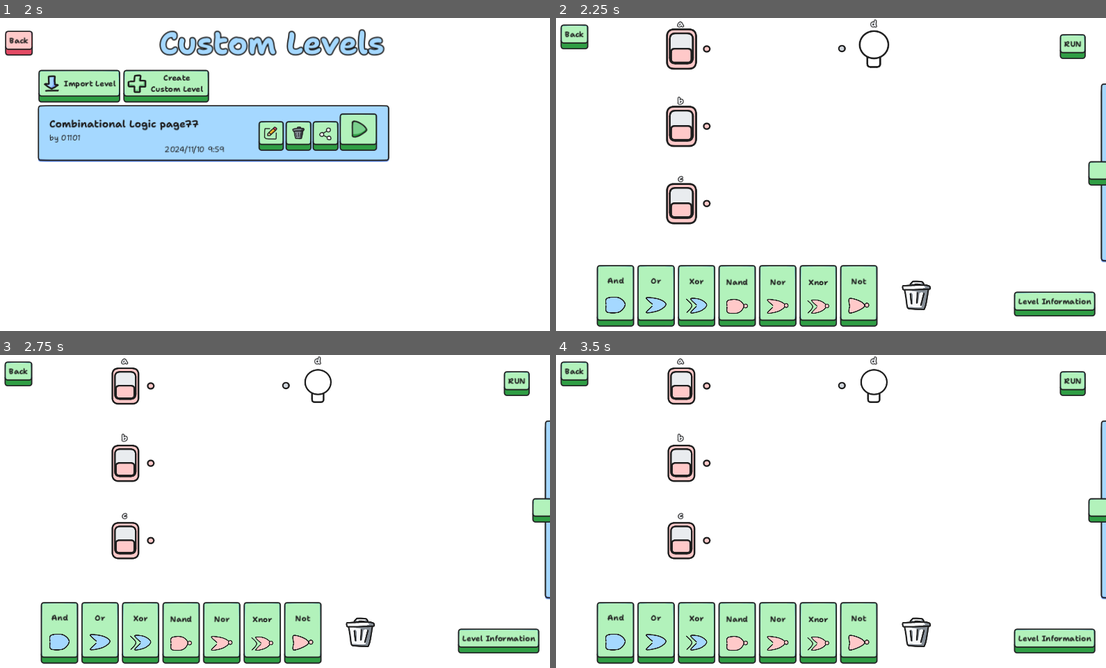
Above: before the commit, frames 1-4 (two rows, left to right).
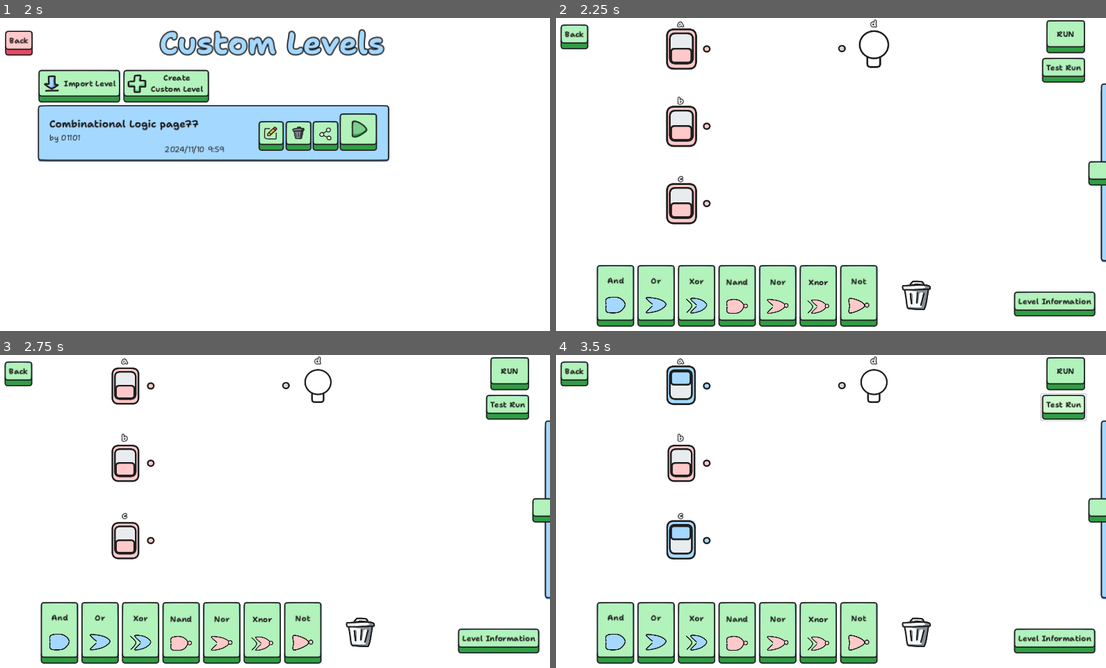
Above: after the commit, the same moments.

Repository: sininen-blue/logic-gate-tesseract
Game: Godot game, scene res://ui/title_page.tscn
Same seed, same stepped clock (60 frames per second), same inputs: the game is played once before the commit and once after it.
Inputs (mouse positions are in pixels of both pictures, inside the frame that each line leads up to):
- Up to frame 1 (2 s): click "Play" at 0.5 s; click "Play" at 1.25 s
- Up to frame 2 (2.25 s): click (913, 130) at 2 s
- Up to frame 3 (2.75 s): no input
- Up to frame 4 (3.5 s): click (1062, 408) at 2.75 s, where only the run after the commit has a clickable "Test Run"

Frame 1 is identical in both runs. In frame 2, 1.3% of the frame differs, in the area x 88-97%, y 0-21%; in frame 3, 1.3%; in frame 4, 2.6%, in the area x 19-97%, y 0-66%.

Commit message:
side truth table works?

Diff:
--- a/simulation/side_truth_table.gd
+++ b/simulation/side_truth_table.gd
@@ -8,9 +8,12 @@
 var open_pos: Vector2 = Vector2(867, 135)
 var opened: bool = false
 
+var output_count: int
+var input_count: int
+
 @onready var debounce_timer: Timer = $DebounceTimer
 @onready var truth_table_heading: Panel = $TruthTableHeading
-@onready var truth_table: VBoxContainer = $TruthTableScroll/VBoxContainer
+@onready var truth_table: VBoxContainer = $TruthTableScroll/TruthTable
 
 
 func _ready() -> void:
@@ -18,8 +21,8 @@
 
 	var level_data : Dictionary = DataManager.current_level.data
 
-	var output_count : int = int(level_data["end_count"])
-	var input_count : int = len(level_data["truth_table"][0]) - output_count
+	output_count = int(level_data["end_count"])
+	input_count = len(level_data["truth_table"][0]) - output_count
 
 	truth_table_heading.clear()
 	var heading_count: int = 0
@@ -50,6 +53,17 @@
 		truth_table.add_child(new_row)
 
 
+func set_row_checks(results_table: Array[String]) -> void:
+	var target_table: Array[Node] = truth_table.get_children()
+	print(results_table)
+
+	for index in len(results_table):
+		var target_outputs: String = target_table[index].outputs.right(output_count)
+		var results_outputs: String = results_table[index].right(output_count)
+		if target_outputs == results_outputs:
+			target_table[index].checked = true
+
+
 func _on_handle_button_pressed() -> void:
 	if debounce_timer.is_stopped():
 		if opened:
--- a/simulation/simulation-manager.gd
+++ b/simulation/simulation-manager.gd
@@ -43,6 +43,7 @@
 @onready var run_button: Button = $CanvasLayer/UI/RunButton
 @onready var button_container: FlowContainer = $CanvasLayer/UI/FlowContainer
 
+@onready var side_truth_table: Panel = $CanvasLayer/UI/SideTruthTable
 
 func _ready() -> void:
 	randomize()
@@ -358,6 +359,30 @@
 
 	get_tree().change_scene_to_file("res://ui/level_complete.tscn")
 
+
+func _on_test_run_button_pressed() -> void:
+	var truth_table : Array[Array] = generate_truth_table(len(start_gates))
+	var end_values : Array[String]
+	for row in truth_table:
+		for i in range(len(start_gates)):
+			start_gates[i].value = row[i]
+
+		await get_tree().create_timer(.1).timeout
+
+		var row_results : Array
+		for start in start_gates:
+			row_results.append(str(start.value))
+		for end in end_gates:
+			row_results.append(str(end.value))
+		end_values.append("".join(row_results))
+
+	for start in start_gates:
+		start.value = 0
+
+	side_truth_table.set_row_checks(end_values)
+
+
+
 func generate_truth_table(start_count : int) -> Array[Array]:
 	var num_rows : int = int(pow(2, start_count))
 	var output : Array[Array]
--- a/simulation/simulation.tscn
+++ b/simulation/simulation.tscn
@@ -59,6 +59,18 @@
 mouse_filter = 2
 metadata/_edit_lock_ = true
 
+[node name="TestRunButton" type="Button" parent="CanvasLayer/UI"]
+layout_mode = 1
+anchors_preset = 1
+anchor_left = 1.0
+anchor_right = 1.0
+offset_left = -134.0
+offset_top = 81.0
+offset_right = -42.0
+offset_bottom = 134.0
+grow_horizontal = 0
+text = "Test Run"
+
 [node name="SideTruthTable" type="Panel" parent="CanvasLayer/UI"]
 layout_mode = 1
 anchors_preset = 6
@@ -105,7 +117,7 @@
 grow_horizontal = 2
 grow_vertical = 2
 
-[node name="VBoxContainer" type="VBoxContainer" parent="CanvasLayer/UI/SideTruthTable/TruthTableScroll"]
+[node name="TruthTable" type="VBoxContainer" parent="CanvasLayer/UI/SideTruthTable/TruthTableScroll"]
 layout_mode = 2
 size_flags_horizontal = 3
 size_flags_vertical = 3
@@ -222,10 +234,10 @@
 anchors_preset = 1
 anchor_left = 1.0
 anchor_right = 1.0
-offset_left = -84.0
-offset_top = 32.0
-offset_right = -41.0
-offset_bottom = 63.0
+offset_left = -125.0
+offset_top = 3.0
+offset_right = -42.0
+offset_bottom = 74.0
 grow_horizontal = 0
 text = "RUN"
 
@@ -264,6 +276,7 @@
 [node name="Timer" type="Timer" parent="."]
 autostart = true
 
+[connection signal="pressed" from="CanvasLayer/UI/TestRunButton" to="." method="_on_test_run_button_pressed"]
 [connection signal="pressed" from="CanvasLayer/UI/SideTruthTable/HandleButton" to="CanvasLayer/UI/SideTruthTable" method="_on_handle_button_pressed"]
 [connection signal="mouse_entered" from="CanvasLayer/UI/FlowContainer/TrashContainer" to="." method="_on_control_mouse_entered"]
 [connection signal="mouse_exited" from="CanvasLayer/UI/FlowContainer/TrashContainer" to="." method="_on_trash_container_mouse_exited"]
